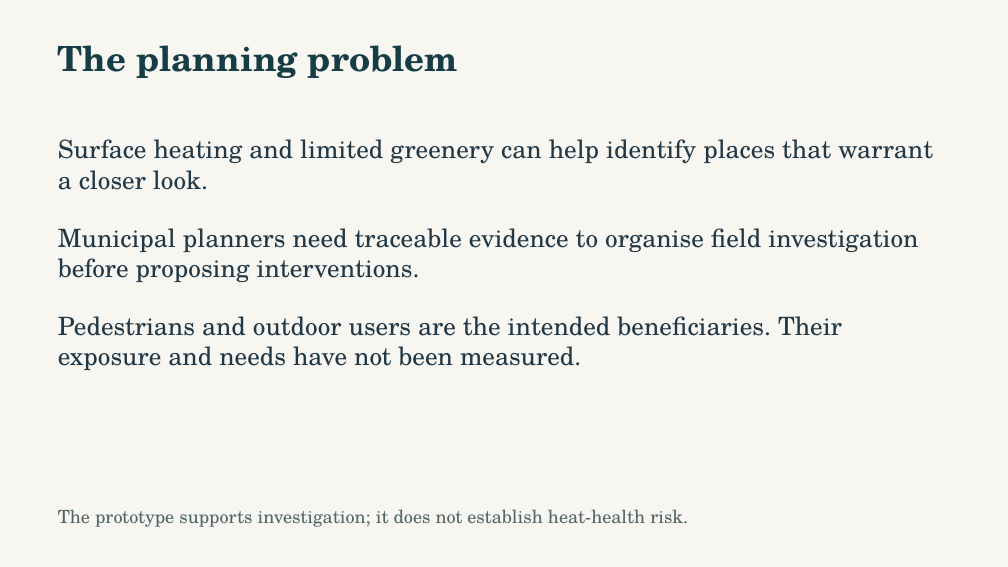
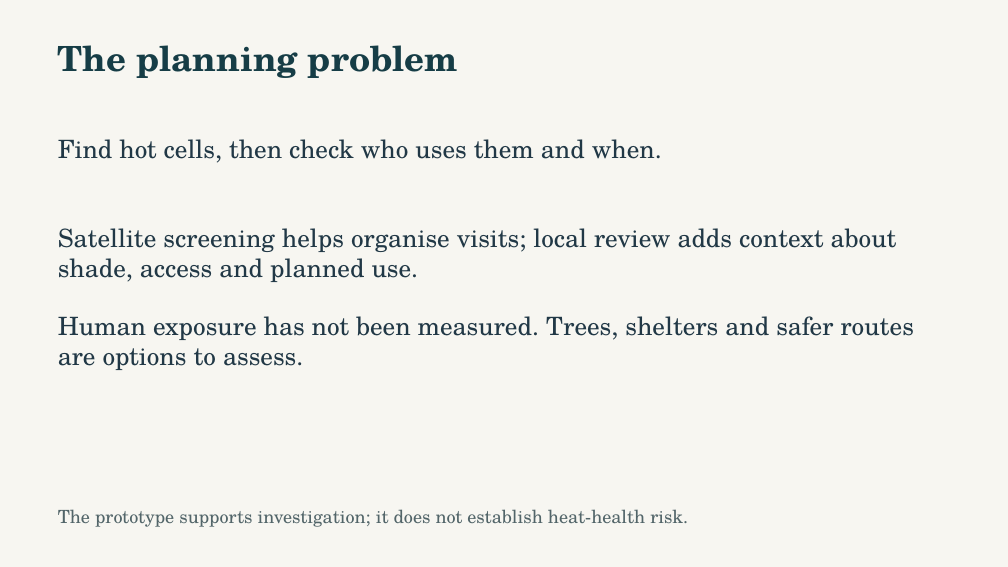
Before and after one commit to NasserAlhuri/spaceHacathon, a slide deck: slide 2 of docs/UrbanHeat-AlKhor-Pitch.pptx. Drawn at 1008x567 pixels with LibreOffice and Linux fonts; fonts in the diff are those of the drawing. Boxes give left, top, right and bottom in pixels: in the first picture for what was removed or moved away, otherwise in the second. Text is boxed around its words. In the diff, an @@ line names an element or a change of style, - is before the commit and + after.

Commit message:
Publish approved Al Khor local evidence, improved map, twelve-slide pitch and expanded verification

```diff
--- a/docs/UrbanHeat-AlKhor-Pitch.pptx
+++ b/docs/UrbanHeat-AlKhor-Pitch.pptx
@@ text at <box>58,139,662,163</box>: text changed @@
-Surface heating and limited greenery can help identify places that warrant a closer look.
+Find hot cells, then check who uses them and when.
@@ text at <box>58,228,897,282</box>: text changed @@
-Municipal planners need traceable evidence to organise field investigation before proposing interventions.
+Satellite screening helps organise visits; local review adds context about shade, access and planned use.
@@ text at <box>58,316,914,370</box>: text changed @@
-Pedestrians and outdoor users are the intended beneficiaries. Their exposure and needs have not been measured.
+Human exposure has not been measured. Trees, shelters and safer routes are options to assess.
```
Also in this commit, not shown: 10 other slides changed, 32 other files.
